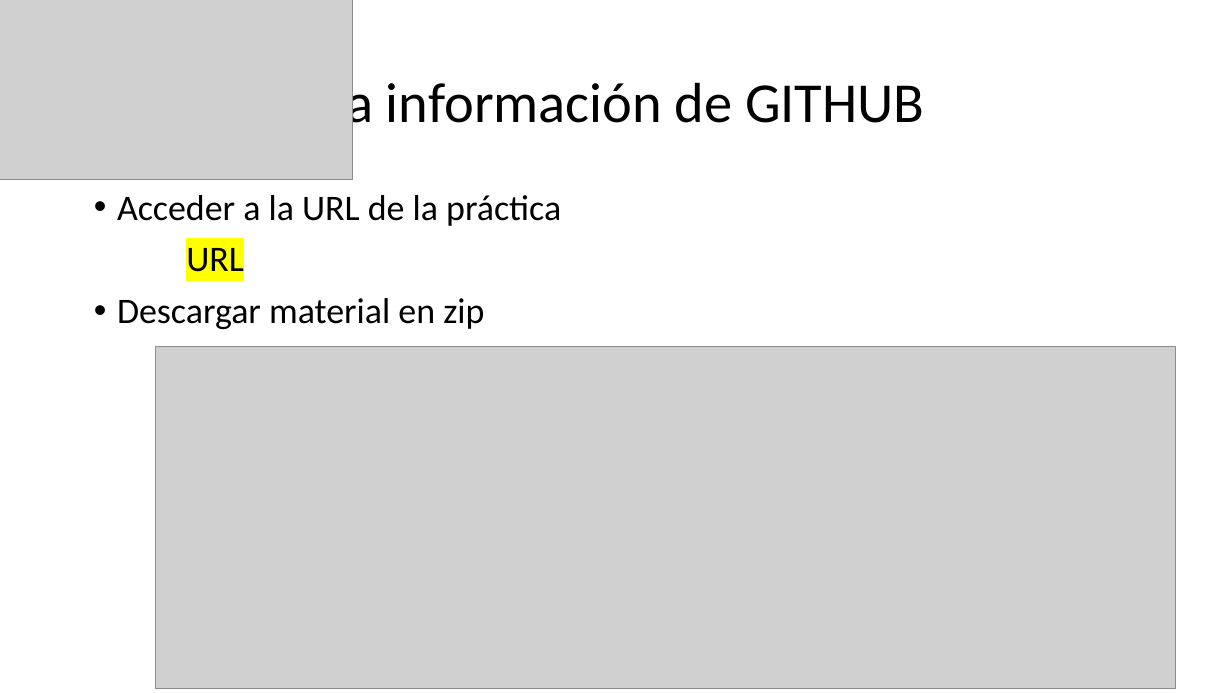
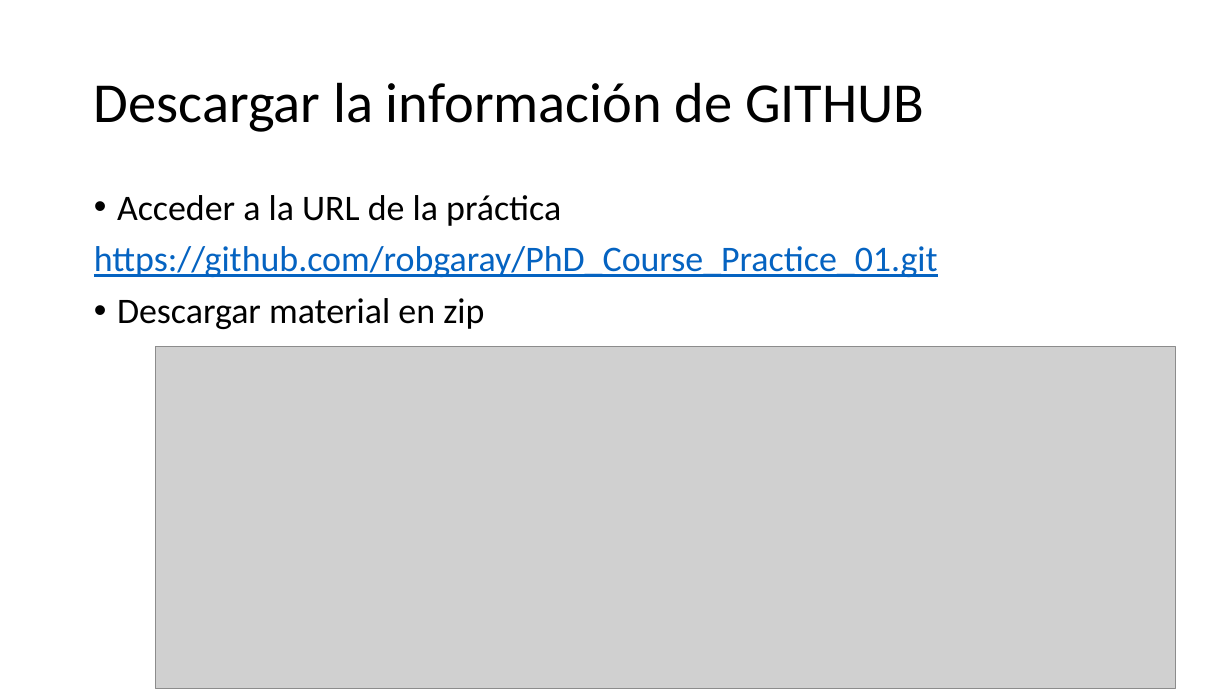
Before and after one commit to robgaray/EESIA_Consumo_Analisis_Datos_2021, a slide deck: slide 5 of 1_Presentaciones/Sesion_1_Practica.pptx. Drawn at 1232x693 pixels with LibreOffice and Linux fonts; fonts in the diff are those of the drawing; grey boxes stand for pictures; background and template pictures are left out. Boxes give left, top, right and bottom in pixels: in the first picture for what was removed or moved away, otherwise in the second. Text is boxed around its words. In the diff, an @@ line names an element or a change of style, - is before the commit and + after.

```diff
--- a/1_Presentaciones/Sesion_1_Practica.pptx
+++ b/1_Presentaciones/Sesion_1_Practica.pptx
@@ picture removed at (0, 0, 352, 180) @@
@@ text at (94, 246, 938, 277): text changed; text colour #000000 to #0563C1 @@
-URL
+https://github.com/robgaray/PhD_Course_Practice_01.git
```
Also in this commit, not shown: 19 other files.
